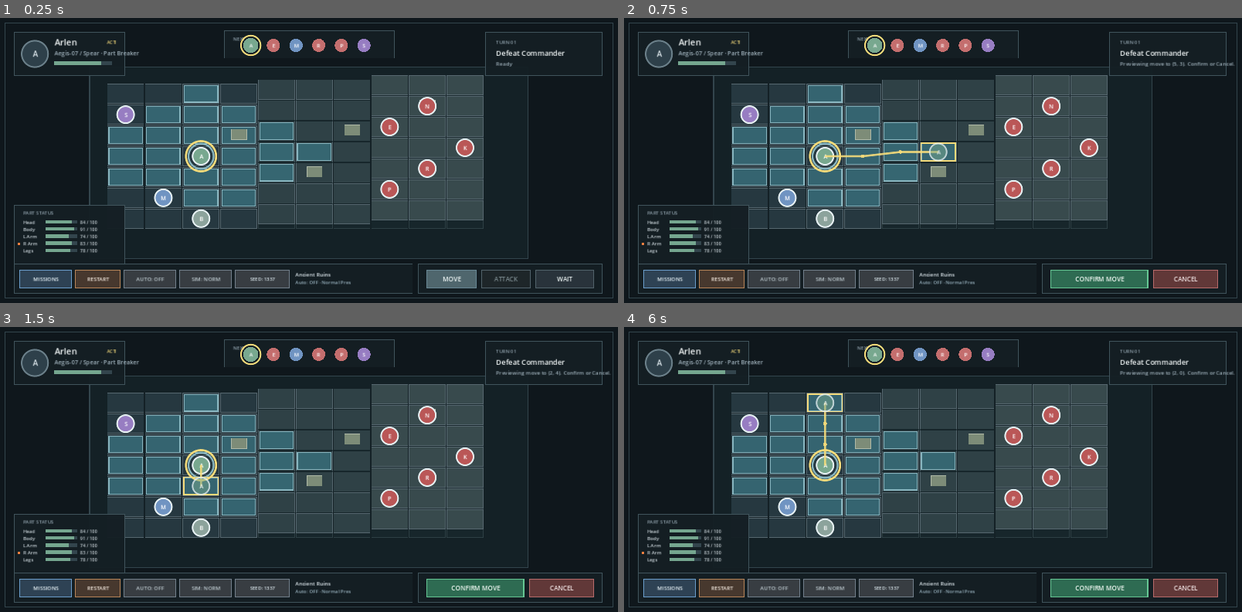
Above: before the commit, frames 1-4 (two rows, left to right).
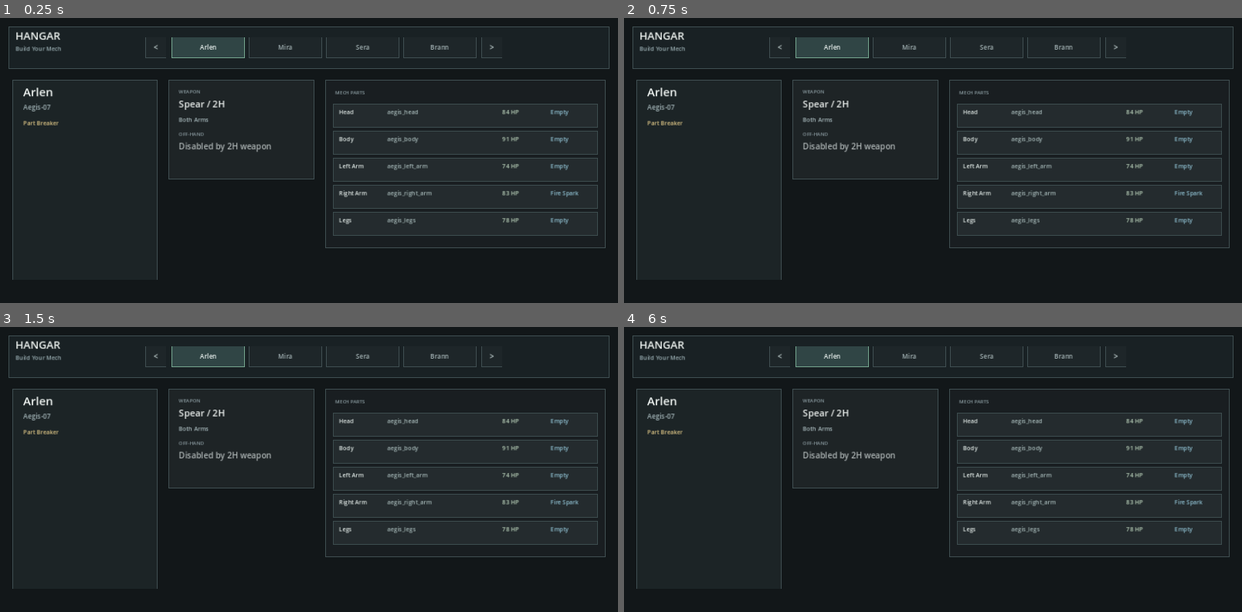
Above: after the commit, the same moments.

Repository: toonnix-github/magic-robot-tactic-war
Game: Godot game, scene res://scenes/hangar.tscn
The game is run twice, just before and just after one commit, with the same random seed, the same clock (stepped at 60 frames per second) and the same inputs. Before the commit the project starts from res://scenes/main.tscn.
Inputs (mouse positions are in pixels of both pictures, inside the frame that each line leads up to):
- Up to frame 1 (0.25 s): no input
- Up to frame 2 (0.75 s): tap Enter at 0.5 s; click (933, 160) at 0.67 s
- Up to frame 3 (1.5 s): tap Space at 1.25 s; move the mouse to (185, 483) at 1.27 s; click (185, 483) at 1.42 s
- Up to frame 4 (6 s): tap Enter at 2, 3.5 s; move the mouse to (994, 406) at 2.02 s; click (994, 406) at 2.17 s; tap Space at 2.75, 4.25 s; move the mouse to (902, 526) at 2.77 s; click (902, 526) at 2.92 s; move the mouse to (1118, 512) at 3.52 s; click (1118, 512) at 3.67 s; move the mouse to (747, 426) at 4.27 s; click (747, 426) at 4.42 s; move the mouse to (963, 469) at 5.02 s; click (963, 469) at 5.17 s; move the mouse to (840, 398) at 5.77 s; click (840, 398) at 5.92 s

The runs differ from the first frame. In frame 1, 39% of the frame differs, in the area x 0-100%, y 1-99%; in frame 2, 39%; in frame 3, 39%; in frame 4, 39%.

Commit message:
feat: add Phase 2 hangar overview shell (#36)

Diff:
--- a/project.godot
+++ b/project.godot
@@ -1,12 +1,12 @@
 ; Engine configuration file.
-; Phase 1 graybox combat prototype.
+; Phase 2 build-your-mech prototype.
 
 config_version=5
 
 [application]
 
 config/name="Magic Robot Tactic War"
-run/main_scene="res://scenes/main.tscn"
+run/main_scene="res://scenes/hangar.tscn"
 
 [display]
 
--- /dev/null
+++ b/scenes/hangar.tscn
@@ -0,0 +1,12 @@
+[gd_scene load_steps=2 format=3]
+
+[ext_resource type="Script" path="res://src/ui/hangar_screen.gd" id="1_hangar"]
+
+[node name="Hangar" type="Control"]
+layout_mode = 3
+anchors_preset = 15
+anchor_right = 1.0
+anchor_bottom = 1.0
+grow_horizontal = 2
+grow_vertical = 2
+script = ExtResource("1_hangar")
--- /dev/null
+++ b/src/ui/hangar_screen.gd
@@ -0,0 +1,290 @@
+extends Control
+class_name HangarScreen
+
+const GameDataScript := preload("res://src/data/game_data.gd")
+const MechBuildModelScript := preload("res://src/data/mech_build_model.gd")
+
+const DESIGN_SIZE := Vector2(1280, 590)
+const UNIT_IDS := ["arlen", "mira", "sera", "brann"]
+const PART_ROW_HEIGHT := 56.0
+
+var current_unit_id := "arlen"
+var build_model = MechBuildModelScript.new()
+var game_data = GameDataScript.new()
+var builds: Dictionary = build_model.prototype_builds()
+var unit_tab_rects: Dictionary = {}
+var nav_rects: Dictionary = {}
+
+
+func _ready() -> void:
+	mouse_filter = Control.MOUSE_FILTER_STOP
+	custom_minimum_size = DESIGN_SIZE
+	queue_redraw()
+
+
+func select_unit(unit_id: String) -> bool:
+	if not UNIT_IDS.has(unit_id) or not builds.has(unit_id):
+		return false
+	current_unit_id = unit_id
+	queue_redraw()
+	return true
+
+
+func select_next_unit() -> String:
+	var index: int = UNIT_IDS.find(current_unit_id)
+	if index < 0:
+		index = 0
+	else:
+		index = (index + 1) % UNIT_IDS.size()
+	select_unit(UNIT_IDS[index])
+	return current_unit_id
+
+
+func select_previous_unit() -> String:
+	var index: int = UNIT_IDS.find(current_unit_id)
+	if index < 0:
+		index = 0
+	else:
+		index = (index - 1 + UNIT_IDS.size()) % UNIT_IDS.size()
+	select_unit(UNIT_IDS[index])
+	return current_unit_id
+
+
+func current_build_summary() -> Dictionary:
+	return build_model.build_summary(
+		_current_build(),
+		GameDataScript.WEAPON_DATA,
+		GameDataScript.ORB_DATA,
+		GameDataScript.PART_NAMES
+	)
+
+
+func part_rows() -> Array:
+	var summary: Dictionary = current_build_summary()
+	var source_unit: Dictionary = _source_player_unit(current_unit_id)
+	var rows: Array = []
+	var orb_slots: Dictionary = summary.get("orb_slots", {})
+	var parts: Dictionary = summary.get("parts", {})
+	var required_weapon_parts: Array = summary.get("weapon_required_parts", [])
+
+	for part_name in GameDataScript.PART_NAMES:
+		var orb_id := str(orb_slots.get(part_name, ""))
+		var occupied_by := ""
+		if required_weapon_parts.has(part_name):
+			occupied_by = "Both Arms" if bool(summary.get("uses_both_arms", false)) else str(summary.get("weapon", ""))
+		elif part_name == MechBuildModelScript.OFF_HAND_ARM and str(summary.get("off_hand", "")) != "":
+			occupied_by = str(summary.get("off_hand", ""))
+
+		rows.append({
+			"part_name": part_name,
+			"part_id": str(parts.get(part_name, "")),
+			"durability": _durability_label(source_unit, part_name),
+			"orb_id": orb_id,
+			"orb_state": _orb_label(orb_id),
+			"occupied_by": occupied_by,
+		})
+	return rows
+
+
+func weapon_panel_data() -> Dictionary:
+	var summary: Dictionary = current_build_summary()
+	var uses_both_arms := bool(summary.get("uses_both_arms", false))
+	var off_hand := str(summary.get("off_hand", ""))
+	var handedness := str(summary.get("weapon_handedness", ""))
+	return {
+		"weapon": str(summary.get("weapon", "")),
+		"weapon_handedness": handedness,
+		"arm_occupancy": "Both Arms" if uses_both_arms else "Right Arm weapon / Left Arm off-hand",
+		"off_hand": "Disabled by 2H weapon" if uses_both_arms else (off_hand if off_hand != "" else "Empty"),
+		"has_shield": bool(summary.get("has_shield", false)),
+		"shield_max_hp": int(summary.get("shield_max_hp", 0)),
+	}
+
+
+func layout_metrics() -> Dictionary:
+	var rects: Dictionary = _layout_rects()
+	var within_bounds := true
+	var bounds := Rect2(Vector2.ZERO, DESIGN_SIZE)
+	for rect in rects.values():
+		if rect is Rect2:
+			if not bounds.encloses(rect):
+				within_bounds = false
+				break
+	return {
+		"design_size": DESIGN_SIZE,
+		"within_design_bounds": within_bounds,
+		"part_row_height": PART_ROW_HEIGHT,
+		"rects": rects,
+	}
+
+
+func _gui_input(event: InputEvent) -> void:
+	var press_position = _event_press_position(event)
+	if press_position == null:
+		return
+
+	if nav_rects.get("previous", Rect2()).has_point(press_position):
+		select_previous_unit()
+		accept_event()
+		return
+	if nav_rects.get("next", Rect2()).has_point(press_position):
+		select_next_unit()
+		accept_event()
+		return
+
+	for unit_id in unit_tab_rects.keys():
+		if unit_tab_rects[unit_id].has_point(press_position):
+			select_unit(str(unit_id))
+			accept_event()
+			return
+
+
+func _draw() -> void:
+	var rects: Dictionary = _layout_rects()
+	unit_tab_rects.clear()
+	nav_rects.clear()
+
+	draw_rect(Rect2(Vector2.ZERO, size), Color(0.07, 0.09, 0.10), true)
+	_draw_panel(rects["header"], Color(0.10, 0.13, 0.14))
+	_draw_title()
+	_draw_unit_tabs(rects["tabs"])
+	_draw_unit_identity(rects["identity"])
+	_draw_weapon_panel(rects["weapon"])
+	_draw_parts_panel(rects["parts"])
+
+
+func _draw_title() -> void:
+	draw_string(_font(), _p(32, 45), "HANGAR", HORIZONTAL_ALIGNMENT_LEFT, -1.0, _font_size(22), Color(0.94, 0.96, 0.95))
+	draw_string(_font(), _p(32, 68), "Build Your Mech", HORIZONTAL_ALIGNMENT_LEFT, -1.0, _font_size(12), Color(0.60, 0.68, 0.70))
+
+
+func _draw_unit_tabs(tab_area: Rect2) -> void:
+	var tab_width: float = 150.0
+	var x: float = tab_area.position.x
+	for unit_key in UNIT_IDS:
+		var unit_id := str(unit_key)
+		var rect := Rect2(Vector2(x, tab_area.position.y), Vector2(tab_width, tab_area.size.y))
+		unit_tab_rects[unit_id] = rect
+		var active: bool = unit_id == current_unit_id
+		draw_rect(rect, Color(0.19, 0.27, 0.27) if active else Color(0.12, 0.15, 0.16), true)
+		draw_rect(rect, Color(0.46, 0.65, 0.56) if active else Color(0.25, 0.31, 0.32), false, 1.5)
+		_draw_centered_text(rect, _pilot_name(unit_id), 13, Color(0.93, 0.96, 0.95) if active else Color(0.64, 0.70, 0.71))
+		x += tab_width + 10.0
+
+	nav_rects["previous"] = Rect2(Vector2(tab_area.position.x - 54.0, tab_area.position.y), Vector2(42.0, tab_area.size.y))
+	nav_rects["next"] = Rect2(Vector2(x + 2.0, tab_area.position.y), Vector2(42.0, tab_area.size.y))
+	for key in ["previous", "next"]:
+		var rect: Rect2 = nav_rects[key]
+		draw_rect(rect, Color(0.12, 0.15, 0.16), true)
+		draw_rect(rect, Color(0.25, 0.31, 0.32), false, 1.5)
+		_draw_centered_text(rect, "<" if key == "previous" else ">", 16, Color(0.78, 0.84, 0.84))
+
+
+func _draw_unit_identity(rect: Rect2) -> void:
+	_draw_panel(rect, Color(0.11, 0.14, 0.15))
+	var summary: Dictionary = current_build_summary()
+	draw_string(_font(), rect.position + Vector2(22, 34), _pilot_name(current_unit_id), HORIZONTAL_ALIGNMENT_LEFT, -1.0, _font_size(24), Color(0.94, 0.96, 0.95))
+	draw_string(_font(), rect.position + Vector2(22, 62), str(summary.get("mech", "")), HORIZONTAL_ALIGNMENT_LEFT, -1.0, _font_size(14), Color(0.63, 0.70, 0.71))
+	draw_string(_font(), rect.position + Vector2(22, 94), _role_line(), HORIZONTAL_ALIGNMENT_LEFT, -1.0, _font_size(12), Color(0.86, 0.77, 0.52))
+
+
+func _draw_weapon_panel(rect: Rect2) -> void:
+	_draw_panel(rect, Color(0.12, 0.14, 0.15))
+	var data: Dictionary = weapon_panel_data()
+	draw_string(_font(), rect.position + Vector2(20, 28), "WEAPON", HORIZONTAL_ALIGNMENT_LEFT, -1.0, _font_size(10), Color(0.55, 0.62, 0.64))
+	draw_string(_font(), rect.position + Vector2(20, 57), "%s / %s" % [str(data["weapon"]), str(data["weapon_handedness"])], HORIZONTAL_ALIGNMENT_LEFT, -1.0, _font_size(19), Color(0.94, 0.96, 0.95))
+	draw_string(_font(), rect.position + Vector2(20, 87), str(data["arm_occupancy"]), HORIZONTAL_ALIGNMENT_LEFT, -1.0, _font_size(12), Color(0.65, 0.72, 0.73))
+	draw_string(_font(), rect.position + Vector2(20, 116), "OFF-HAND", HORIZONTAL_ALIGNMENT_LEFT, -1.0, _font_size(10), Color(0.55, 0.62, 0.64))
+	draw_string(_font(), rect.position + Vector2(20, 144), str(data["off_hand"]), HORIZONTAL_ALIGNMENT_LEFT, -1.0, _font_size(17), Color(0.55, 0.76, 0.80) if bool(data["has_shield"]) else Color(0.67, 0.70, 0.70))
+
+
+func _draw_parts_panel(rect: Rect2) -> void:
+	_draw_panel(rect, Color(0.10, 0.12, 0.13))
+	draw_string(_font(), rect.position + Vector2(20, 30), "MECH PARTS", HORIZONTAL_ALIGNMENT_LEFT, -1.0, _font_size(10), Color(0.55, 0.62, 0.64))
+	var y := rect.position.y + 50.0
+	for row in part_rows():
+		var row_rect := Rect2(Vector2(rect.position.x + 16.0, y), Vector2(rect.size.x - 32.0, PART_ROW_HEIGHT - 8.0))
+		draw_rect(row_rect, Color(0.14, 0.17, 0.18), true)
+		draw_rect(row_rect, Color(0.24, 0.30, 0.31), false, 1.0)
+		draw_string(_font(), row_rect.position + Vector2(12, 21), str(row["part_name"]), HORIZONTAL_ALIGNMENT_LEFT, -1.0, _font_size(12), Color(0.88, 0.91, 0.90))
+		draw_string(_font(), row_rect.position + Vector2(112, 21), str(row["part_id"]), HORIZONTAL_ALIGNMENT_LEFT, -1.0, _font_size(12), Color(0.65, 0.72, 0.72))
+		draw_string(_font(), row_rect.position + Vector2(350, 21), str(row["durability"]), HORIZONTAL_ALIGNMENT_LEFT, -1.0, _font_size(12), Color(0.74, 0.83, 0.74))
+		draw_string(_font(), row_rect.position + Vector2(450, 21), str(row["orb_state"]), HORIZONTAL_ALIGNMENT_LEFT, -1.0, _font_size(12), Color(0.56, 0.75, 0.82))
+		draw_string(_font(), row_rect.position + Vector2(640, 21), str(row["occupied_by"]), HORIZONTAL_ALIGNMENT_LEFT, -1.0, _font_size(12), Color(0.86, 0.77, 0.52))
+		y += PART_ROW_HEIGHT
+
+
+func _layout_rects() -> Dictionary:
+	return {
+		"header": Rect2(Vector2(18, 18), Vector2(1244, 86)),
+		"tabs": Rect2(Vector2(356, 40), Vector2(630, 42)),
+		"identity": Rect2(Vector2(26, 128), Vector2(300, 414)),
+		"weapon": Rect2(Vector2(350, 128), Vector2(300, 206)),
+		"parts": Rect2(Vector2(674, 128), Vector2(580, 348)),
+	}
+
+
+func _current_build() -> Dictionary:
+	return builds.get(current_unit_id, {}).duplicate(true)
+
+
+func _source_player_unit(unit_id: String) -> Dictionary:
+	for unit in GameDataScript.PLAYER_UNIT_DATA:
+		if str(unit.get("id", "")) == unit_id:
+			return unit
+	return {}
+
+
+func _durability_label(source_unit: Dictionary, part_name: String) -> String:
+	var parts: Dictionary = source_unit.get("parts", {})
+	var ratio := float(parts.get(part_name, 1.0))
+	return "%d HP" % int(round(ratio * 100.0))
+
+
+func _orb_label(orb_id: String) -> String:
+	if orb_id == "":
+		return "Empty"
+	var orb_data: Dictionary = GameDataScript.ORB_DATA.get(orb_id, {})
+	return str(orb_data.get("name", orb_id))
+
+
+func _pilot_name(unit_id: String) -> String:
+	var pilot: Dictionary = GameDataScript.PILOT_DATA.get(unit_id, {})
+	return str(pilot.get("name", unit_id.capitalize()))
+
+
+func _role_line() -> String:
+	var pilot: Dictionary = GameDataScript.PILOT_DATA.get(current_unit_id, {})
+	var passive: Dictionary = pilot.get("passive", {})
+	return str(passive.get("name", "Passive Ready"))
+
+
+func _event_press_position(event: InputEvent):
+	if event is InputEventMouseButton and event.pressed and event.button_index == MOUSE_BUTTON_LEFT:
+		return event.position
+	if event is InputEventScreenTouch and event.pressed:
+		return event.position
+	return null
+
+
+func _draw_panel(rect: Rect2, color: Color) -> void:
+	draw_rect(rect, color, true)
+	draw_rect(rect, Color(0.25, 0.31, 0.32), false, 1.5)
+
+
+func _draw_centered_text(rect: Rect2, text: String, size_pt: int, color: Color) -> void:
+	draw_string(_font(), rect.position + Vector2(0, rect.size.y * 0.5 + _font_size(size_pt) * 0.35), text, HORIZONTAL_ALIGNMENT_CENTER, rect.size.x, _font_size(size_pt), color)
+
+
+func _font() -> Font:
+	return ThemeDB.fallback_font
+
+
+func _font_size(size_pt: int) -> int:
+	var scale_factor: float = min(size.x / DESIGN_SIZE.x, size.y / DESIGN_SIZE.y) if size.x > 0.0 and size.y > 0.0 else 1.0
+	return max(9, int(round(float(size_pt) * scale_factor)))
+
+
+func _p(x: float, y: float) -> Vector2:
+	var scale := Vector2(size.x / DESIGN_SIZE.x, size.y / DESIGN_SIZE.y) if size.x > 0.0 and size.y > 0.0 else Vector2.ONE
+	return Vector2(x * scale.x, y * scale.y)
--- a/tests/godot/battle_milestone_test.gd
+++ b/tests/godot/battle_milestone_test.gd
@@ -1,6 +1,7 @@
 extends SceneTree
 
 const MechBuildModelScript := preload("res://src/data/mech_build_model.gd")
+const HangarScreenScript := preload("res://src/ui/hangar_screen.gd")
 
 var _failures: Array[String] = []
 
@@ -110,6 +111,7 @@
 	await _run_combat_impact_acceptance(scene)
 	_run_phase1_architecture_acceptance(scene)
 	_run_phase2_build_model_acceptance(scene)
+	await _run_phase2_hangar_shell_acceptance(scene)
 
 	if _failures.is_empty():
 
@@ -2960,6 +2962,125 @@
 	_assert_equal(loadout["orbs"]["Left Arm"], "earth_ssr", "#35: battle loadout carries Orb slots")
 
 
+func _run_phase2_hangar_shell_acceptance(scene: Control) -> void:
+	# #36 — Hangar shell and mech part overview.
+	var packed_scene: PackedScene = load("res://scenes/hangar.tscn")
+	_assert_true(packed_scene != null, "#36: Hangar scene loads")
+	_assert_true(HangarScreenScript != null, "#36: Hangar script loads")
+	if packed_scene == null:
+		return
+
+	var hangar: Control = packed_scene.instantiate() as Control
+	root.add_child(hangar)
+	await process_frame
+
+	for method in [
+		"select_unit",
+		"select_next_unit",
+		"select_previous_unit",
+		"current_build_summary",
+		"part_rows",
+		"weapon_panel_data",
+		"layout_metrics"
+	]:
+		_assert_true(hangar.has_method(method), "#36: Hangar exposes %s" % method)
+	if not _failures.is_empty():
+		hangar.queue_free()
+		return
+
+	_test_phase2_hangar_switches_between_units(hangar)
+	_test_phase2_hangar_part_rows_show_build_overview(scene, hangar)
+	_test_phase2_hangar_weapon_and_off_hand_state(hangar)
+	_test_phase2_hangar_uses_model_summary(scene, hangar)
+	_test_phase2_hangar_pointer_navigation(hangar)
+	_test_phase2_hangar_layout_bounds(hangar)
+	hangar.queue_free()
+
+
+func _test_phase2_hangar_switches_between_units(hangar: Control) -> void:
+	_assert_equal(hangar.current_unit_id, "arlen", "#36: Hangar opens on Arlen")
+	var visited: Array[String] = []
+	for _i in range(4):
+		visited.append(str(hangar.current_unit_id))
+		hangar.select_next_unit()
+	_assert_equal(visited, ["arlen", "mira", "sera", "brann"], "#36: next cycles through all four units")
+	_assert_equal(hangar.current_unit_id, "arlen", "#36: next wraps without leaving Hangar")
+
+	hangar.select_previous_unit()
+	_assert_equal(hangar.current_unit_id, "brann", "#36: previous wraps to Brann")
+	_assert_true(hangar.select_unit("sera"), "#36: direct unit selection succeeds")
+	_assert_equal(hangar.current_unit_id, "sera", "#36: direct selection updates current unit")
+	_assert_false(hangar.select_unit("unknown"), "#36: unknown unit selection is rejected")
+	_assert_equal(hangar.current_unit_id, "sera", "#36: rejected selection keeps current unit")
+
+
+func _test_phase2_hangar_part_rows_show_build_overview(scene: Control, hangar: Control) -> void:
+	hangar.select_unit("brann")
+	var rows: Array = hangar.part_rows()
+	_assert_equal(rows.size(), scene.PART_NAMES.size(), "#36: Hangar shows five primary part rows")
+	for index in range(scene.PART_NAMES.size()):
+		var row: Dictionary = rows[index]
+		_assert_equal(row["part_name"], scene.PART_NAMES[index], "#36: part row order follows source-of-truth parts")
+		_assert_true(str(row.get("part_id", "")) != "", "#36: part row has equipped part identity")
+		_assert_true(str(row.get("durability", "")).contains("HP"), "#36: part row shows durability contribution")
+		_assert_true(row.has("orb_state"), "#36: part row exposes Orb slot state")
+	_assert_equal(rows[2]["orb_id"], "earth_ssr", "#36: Left Arm row shows Brann's installed Orb")
+	_assert_equal(rows[2]["orb_state"], "Earth Bulwark", "#36: Orb slot state names installed Orb")
+
+
+func _test_phase2_hangar_weapon_and_off_hand_state(hangar: Control) -> void:
+	hangar.select_unit("arlen")
+	var arlen_panel: Dictionary = hangar.weapon_panel_data()
+	_assert_equal(arlen_panel["weapon"], "Spear", "#36: Arlen weapon appears")
+	_assert_equal(arlen_panel["weapon_handedness"], "2H", "#36: Arlen spear is shown as 2H")
+	_assert_equal(arlen_panel["arm_occupancy"], "Both Arms", "#36: 2H weapon communicates both arms occupied")
+	_assert_equal(arlen_panel["off_hand"], "Disabled by 2H weapon", "#36: 2H build explains off-hand disabled")
+
+	hangar.select_unit("brann")
+	var brann_panel: Dictionary = hangar.weapon_panel_data()
+	_assert_equal(brann_panel["weapon"], "Sword", "#36: Brann weapon appears")
+	_assert_equal(brann_panel["weapon_handedness"], "1H", "#36: Brann sword is shown as 1H")
+	_assert_equal(brann_panel["arm_occupancy"], "Right Arm weapon / Left Arm off-hand", "#36: 1H build communicates right/off-hand split")
+	_assert_equal(brann_panel["off_hand"], "Shield", "#36: Shield appears as off-hand equipment")
+
+
+func _test_phase2_hangar_uses_model_summary(scene: Control, hangar: Control) -> void:
+	hangar.select_unit("mira")
+	var summary: Dictionary = hangar.current_build_summary()
+	var model_summary: Dictionary = hangar.build_model.build_summary(
+		hangar.builds["mira"],
+		scene.WEAPON_DATA,
+		scene.ORB_DATA,
+		scene.PART_NAMES
+	)
+	_assert_equal(summary["weapon"], model_summary["weapon"], "#36: Hangar weapon reads from build model")
+	_assert_equal(summary["weapon_handedness"], model_summary["weapon_handedness"], "#36: Hangar handedness reads from build model")
+	_assert_equal(summary["orb_slots"], model_summary["orb_slots"], "#36: Hangar Orb slots read from build model")
+
+
+func _test_phase2_hangar_pointer_navigation(hangar: Control) -> void:
+	hangar.select_unit("arlen")
+	hangar.nav_rects["next"] = Rect2(Vector2(0, 0), Vector2(40, 40))
+	hangar.unit_tab_rects["brann"] = Rect2(Vector2(50, 0), Vector2(80, 40))
+	var click := InputEventMouseButton.new()
+	click.pressed = true
+	click.button_index = MOUSE_BUTTON_LEFT
+	click.position = Vector2(10, 10)
+	hangar._gui_input(click)
+	_assert_equal(hangar.current_unit_id, "mira", "#36: pointer input can move to next unit")
+
+	click.position = Vector2(60, 10)
+	hangar._gui_input(click)
+	_assert_equal(hangar.current_unit_id, "brann", "#36: pointer input can select a unit tab")
+
+
+func _test_phase2_hangar_layout_bounds(hangar: Control) -> void:
+	var metrics: Dictionary = hangar.layout_metrics()
+	_assert_equal(metrics["design_size"], Vector2(1280, 590), "#36: Hangar targets fixed landscape resolution")
+	_assert_true(bool(metrics["within_design_bounds"]), "#36: Hangar layout stays inside landscape bounds")
+	_assert_true(float(metrics["part_row_height"]) >= 48.0, "#36: part rows remain readable on mobile landscape")
+
+
 func _assert_true(actual: bool, message: String) -> void:
 
 
